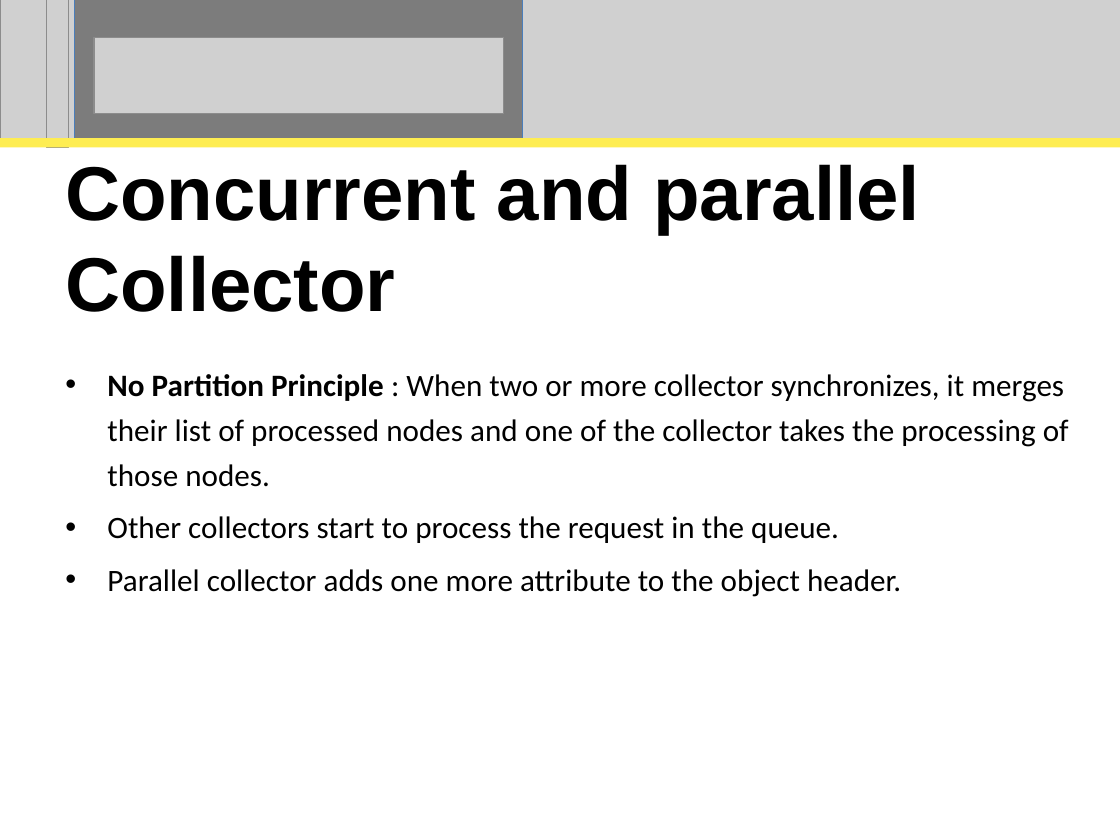
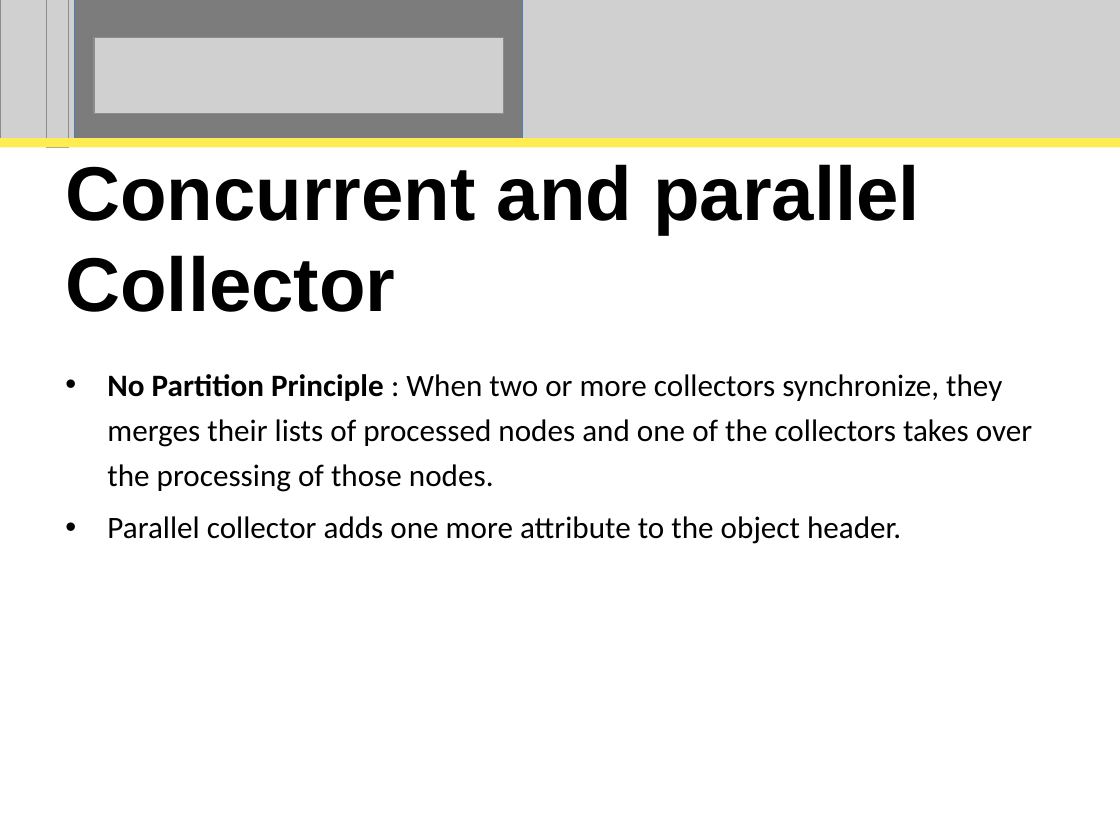
Before and after one commit to perpetualcoder/thesis, a slide deck: slide 52 of thesisppt/defense.ppt. Drawn at 1120x840 pixels with LibreOffice and Linux fonts; fonts in the diff are those of the drawing; grey boxes stand for pictures. Boxes give left, top, right and bottom in pixels: in the first picture for what was removed or moved away, otherwise in the second. Text is boxed around its words. In the diff, an @@ line names an element or a change of style, - is before the commit and + after.

```diff
--- a/thesisppt/defense.ppt
+++ b/thesisppt/defense.ppt
@@ subtitle at (x1=107, y1=374, x2=1032, y2=492): text changed @@
-• No Partition Principle : When two or more collector synchronizes, it merges their list of processed nodes and one of the collector takes the processing of those nodes.
-• Other collectors start to process the request in the queue.
+• No Partition Principle : When two or more collectors synchronize, they merges their lists of processed nodes and one of the collectors takes over the processing of those nodes.
```
Also in this commit, not shown: 26 other slides changed, 1 other file.
